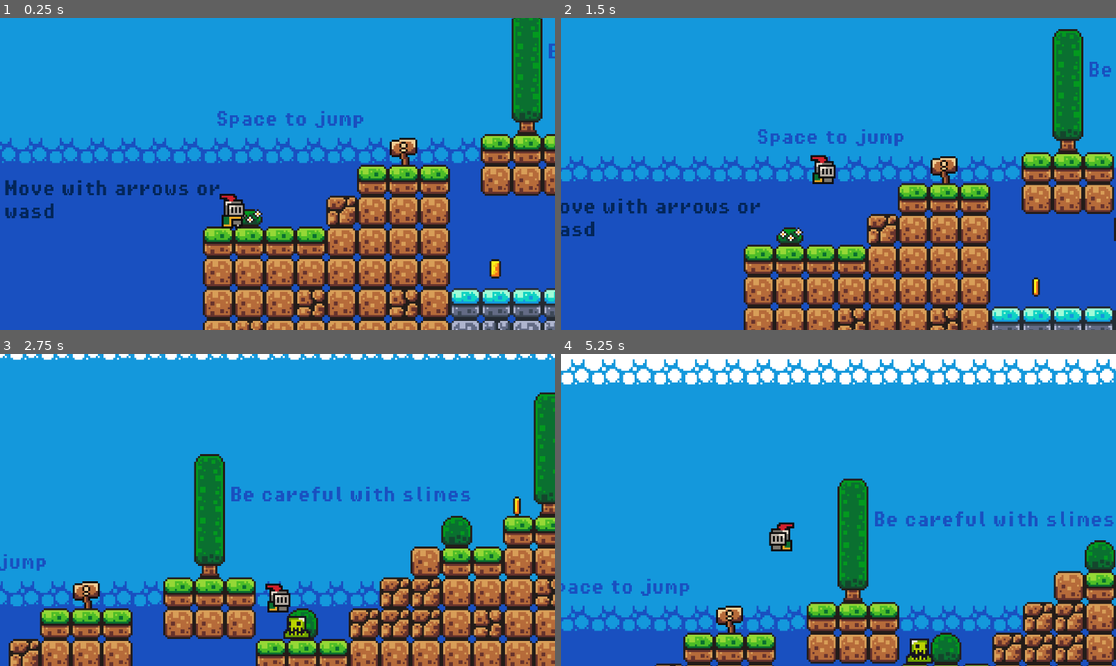
Above: before the commit, frames 1-4 (two rows, left to right).
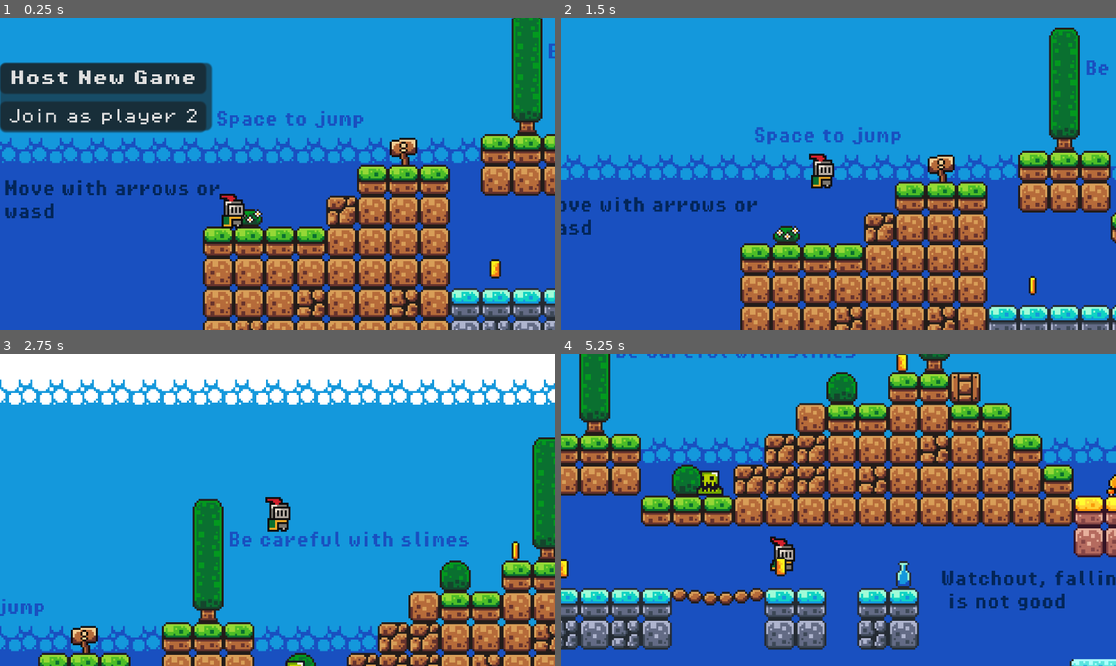
Above: after the commit, the same moments.

Repository: MatthewVicente/First-Godot-Project
Game: Godot game, scene res://scenes/game.tscn
Two runs of this game, one before a commit and one after it. Both use one fixed random seed, a clock stepped at 60 frames per second and the inputs below.
Inputs (mouse positions are in pixels of both pictures, inside the frame that each line leads up to):
- Up to frame 1 (0.25 s): no input
- Up to frame 2 (1.5 s): click (666, 77) at 0.5 s, where only the run after the commit has a clickable "Host New Game"; hold Right (move_right) from 1.28 s (still down); tap Space (jump) at 1.35 s
- Up to frame 3 (2.75 s): keep holding Right (move_right); tap Space (jump) at 1.52, 1.82, 2.1, 2.27, 2.57 s
- Up to frame 4 (5.25 s): release Right (move_right) at 2.78 s; hold Left (move_left) 2.78-3.53 s; tap Space (jump) at 2.85, 3.6, 3.77, 4.07, 4.35, 4.52, 4.82, 5.1 s; hold Right (move_right) 3.53-5.03 s; hold Left (move_left) from 5.03 s (still down)

The runs differ from the first frame. In frame 1, 8.6% of the frame differs, in the area x 0-39%, y 14-37%; in frame 2, 21%; in frame 3, 44%; in frame 4, 81%, in the area x 0-100%, y 0-100%.

Commit message:
Setup connection serv-client and sync players input and position

Diff:
--- a/project.godot
+++ b/project.godot
@@ -19,6 +19,11 @@
 
 Music="*res://scenes/music.tscn"
 GameManager="*res://scenes/game_manager.tscn"
+MultiplayerManager="*res://scripts/multiplayer/multiplayer_manager.gd"
+
+[display]
+
+window/size/always_on_top=true
 
 [input]
 
--- a/scenes/game.tscn
+++ b/scenes/game.tscn
@@ -702,8 +702,53 @@
 [node name="Enemy2" parent="Enemies" instance=ExtResource("8_uihwe")]
 position = Vector2(930, 63)
 
-[node name="Enemy1" parent="." instance=ExtResource("8_uihwe")]
+[node name="Enemy3" parent="Enemies" instance=ExtResource("8_uihwe")]
 position = Vector2(620, 63)
 
-[node name="Enemy2" parent="." instance=ExtResource("8_uihwe")]
+[node name="Enemy4" parent="Enemies" instance=ExtResource("8_uihwe")]
 position = Vector2(1600, -1)
+
+[node name="MultiplayerHUD" type="Control" parent="."]
+unique_name_in_owner = true
+layout_mode = 3
+anchors_preset = 0
+offset_left = 7.0
+offset_top = -37.0
+offset_right = 117.0
+offset_bottom = -2.0
+
+[node name="Panel" type="Panel" parent="MultiplayerHUD"]
+layout_mode = 1
+anchors_preset = 15
+anchor_right = 1.0
+anchor_bottom = 1.0
+grow_horizontal = 2
+grow_vertical = 2
+
+[node name="VBoxContainer" type="VBoxContainer" parent="MultiplayerHUD/Panel"]
+layout_mode = 0
+offset_right = 40.0
+offset_bottom = 40.0
+
+[node name="HostGame" type="Button" parent="MultiplayerHUD/Panel/VBoxContainer"]
+layout_mode = 2
+theme_override_fonts/font = ExtResource("9_3n2ds")
+theme_override_font_sizes/font_size = 8
+text = "Host New Game"
+
+[node name="JoinAsPlayer2" type="Button" parent="MultiplayerHUD/Panel/VBoxContainer"]
+layout_mode = 2
+theme_override_fonts/font = ExtResource("11_v2v8l")
+theme_override_font_sizes/font_size = 8
+text = "Join as player 2"
+
+[node name="MultiplayerSpawner" type="MultiplayerSpawner" parent="."]
+_spawnable_scenes = PackedStringArray("res://scenes/multiplayer_player.tscn")
+spawn_path = NodePath("../Players")
+spawn_limit = 2
+
+[node name="Players" type="Node2D" parent="."]
+position = Vector2(131, 0)
+
+[connection signal="pressed" from="MultiplayerHUD/Panel/VBoxContainer/HostGame" to="GameManager" method="become_host"]
+[connection signal="pressed" from="MultiplayerHUD/Panel/VBoxContainer/JoinAsPlayer2" to="GameManager" method="join_as_player_2"]
--- /dev/null
+++ b/scenes/multiplayer_player.tscn
@@ -0,0 +1,219 @@
+[gd_scene load_steps=29 format=3 uid="uid://dyhd2g7vqsabl"]
+
+[ext_resource type="Script" path="res://scripts/multiplayer/multiplayer_controller.gd" id="1_wrl3a"]
+[ext_resource type="Script" path="res://scripts/multiplayer/multiplayer_input.gd" id="2_acfqa"]
+[ext_resource type="Texture2D" uid="uid://dfblk7ij1u6fh" path="res://assets/sprites/knight.png" id="2_wi14n"]
+
+[sub_resource type="SceneReplicationConfig" id="SceneReplicationConfig_ltxfs"]
+properties/0/path = NodePath(".:player_id")
+properties/0/spawn = true
+properties/0/replication_mode = 1
+properties/1/path = NodePath(".:do_jump")
+properties/1/spawn = true
+properties/1/replication_mode = 1
+properties/2/path = NodePath(".:_is_on_floor")
+properties/2/spawn = true
+properties/2/replication_mode = 1
+properties/3/path = NodePath(".:position")
+properties/3/spawn = true
+properties/3/replication_mode = 1
+
+[sub_resource type="SceneReplicationConfig" id="SceneReplicationConfig_d257a"]
+properties/0/path = NodePath("InputSynchronizer:input_direction")
+properties/0/spawn = true
+properties/0/replication_mode = 1
+
+[sub_resource type="AtlasTexture" id="AtlasTexture_u6x4h"]
+atlas = ExtResource("2_wi14n")
+region = Rect2(0, 0, 32, 32)
+
+[sub_resource type="AtlasTexture" id="AtlasTexture_bkgr3"]
+atlas = ExtResource("2_wi14n")
+region = Rect2(32, 0, 32, 32)
+
+[sub_resource type="AtlasTexture" id="AtlasTexture_wijr0"]
+atlas = ExtResource("2_wi14n")
+region = Rect2(64, 0, 32, 32)
+
+[sub_resource type="AtlasTexture" id="AtlasTexture_jyttd"]
+atlas = ExtResource("2_wi14n")
+region = Rect2(96, 0, 32, 32)
+
+[sub_resource type="AtlasTexture" id="AtlasTexture_nera3"]
+atlas = ExtResource("2_wi14n")
+region = Rect2(64, 160, 32, 32)
+
+[sub_resource type="AtlasTexture" id="AtlasTexture_vd4g1"]
+atlas = ExtResource("2_wi14n")
+region = Rect2(0, 64, 32, 32)
+
+[sub_resource type="AtlasTexture" id="AtlasTexture_bpa4n"]
+atlas = ExtResource("2_wi14n")
+region = Rect2(32, 64, 32, 32)
+
+[sub_resource type="AtlasTexture" id="AtlasTexture_lwvy8"]
+atlas = ExtResource("2_wi14n")
+region = Rect2(64, 64, 32, 32)
+
+[sub_resource type="AtlasTexture" id="AtlasTexture_moeej"]
+atlas = ExtResource("2_wi14n")
+region = Rect2(96, 64, 32, 32)
+
+[sub_resource type="AtlasTexture" id="AtlasTexture_o2mpr"]
+atlas = ExtResource("2_wi14n")
+region = Rect2(128, 64, 32, 32)
+
+[sub_resource type="AtlasTexture" id="AtlasTexture_3coso"]
+atlas = ExtResource("2_wi14n")
+region = Rect2(160, 64, 32, 32)
+
+[sub_resource type="AtlasTexture" id="AtlasTexture_sxley"]
+atlas = ExtResource("2_wi14n")
+region = Rect2(192, 64, 32, 32)
+
+[sub_resource type="AtlasTexture" id="AtlasTexture_dt7a4"]
+atlas = ExtResource("2_wi14n")
+region = Rect2(224, 64, 32, 32)
+
+[sub_resource type="AtlasTexture" id="AtlasTexture_soig8"]
+atlas = ExtResource("2_wi14n")
+region = Rect2(0, 96, 32, 32)
+
+[sub_resource type="AtlasTexture" id="AtlasTexture_vp6uo"]
+atlas = ExtResource("2_wi14n")
+region = Rect2(32, 96, 32, 32)
+
+[sub_resource type="AtlasTexture" id="AtlasTexture_tp64h"]
+atlas = ExtResource("2_wi14n")
+region = Rect2(64, 96, 32, 32)
+
+[sub_resource type="AtlasTexture" id="AtlasTexture_25fma"]
+atlas = ExtResource("2_wi14n")
+region = Rect2(96, 96, 32, 32)
+
+[sub_resource type="AtlasTexture" id="AtlasTexture_asplf"]
+atlas = ExtResource("2_wi14n")
+region = Rect2(128, 96, 32, 32)
+
+[sub_resource type="AtlasTexture" id="AtlasTexture_oas6d"]
+atlas = ExtResource("2_wi14n")
+region = Rect2(160, 96, 32, 32)
+
+[sub_resource type="AtlasTexture" id="AtlasTexture_ixebj"]
+atlas = ExtResource("2_wi14n")
+region = Rect2(192, 96, 32, 32)
+
+[sub_resource type="AtlasTexture" id="AtlasTexture_r11wt"]
+atlas = ExtResource("2_wi14n")
+region = Rect2(224, 96, 32, 32)
+
+[sub_resource type="SpriteFrames" id="SpriteFrames_22u7a"]
+animations = [{
+"frames": [{
+"duration": 1.0,
+"texture": SubResource("AtlasTexture_u6x4h")
+}, {
+"duration": 1.0,
+"texture": SubResource("AtlasTexture_bkgr3")
+}, {
+"duration": 1.0,
+"texture": SubResource("AtlasTexture_wijr0")
+}, {
+"duration": 1.0,
+"texture": SubResource("AtlasTexture_jyttd")
+}],
+"loop": true,
+"name": &"idle",
+"speed": 10.0
+}, {
+"frames": [{
+"duration": 1.0,
+"texture": SubResource("AtlasTexture_nera3")
+}],
+"loop": true,
+"name": &"jumping",
+"speed": 10.0
+}, {
+"frames": [{
+"duration": 1.0,
+"texture": SubResource("AtlasTexture_vd4g1")
+}, {
+"duration": 1.0,
+"texture": SubResource("AtlasTexture_bpa4n")
+}, {
+"duration": 1.0,
+"texture": SubResource("AtlasTexture_lwvy8")
+}, {
+"duration": 1.0,
+"texture": SubResource("AtlasTexture_moeej")
+}, {
+"duration": 1.0,
+"texture": SubResource("AtlasTexture_o2mpr")
+}, {
+"duration": 1.0,
+"texture": SubResource("AtlasTexture_3coso")
+}, {
+"duration": 1.0,
+"texture": SubResource("AtlasTexture_sxley")
+}, {
+"duration": 1.0,
+"texture": SubResource("AtlasTexture_dt7a4")
+}, {
+"duration": 1.0,
+"texture": SubResource("AtlasTexture_soig8")
+}, {
+"duration": 1.0,
+"texture": SubResource("AtlasTexture_vp6uo")
+}, {
+"duration": 1.0,
+"texture": SubResource("AtlasTexture_tp64h")
+}, {
+"duration": 1.0,
+"texture": SubResource("AtlasTexture_25fma")
+}, {
+"duration": 1.0,
+"texture": SubResource("AtlasTexture_asplf")
+}, {
+"duration": 1.0,
+"texture": SubResource("AtlasTexture_oas6d")
+}, {
+"duration": 1.0,
+"texture": SubResource("AtlasTexture_ixebj")
+}, {
+"duration": 1.0,
+"texture": SubResource("AtlasTexture_r11wt")
+}],
+"loop": true,
+"name": &"run",
+"speed": 10.0
+}]
+
+[sub_resource type="CircleShape2D" id="CircleShape2D_r20qt"]
+radius = 5.0
+
+[node name="MultiplayerPlayer" type="CharacterBody2D"]
+script = ExtResource("1_wrl3a")
+
+[node name="PlayerSynchronizer" type="MultiplayerSynchronizer" parent="."]
+replication_config = SubResource("SceneReplicationConfig_ltxfs")
+
+[node name="InputSynchronizer" type="MultiplayerSynchronizer" parent="."]
+unique_name_in_owner = true
+replication_config = SubResource("SceneReplicationConfig_d257a")
+script = ExtResource("2_acfqa")
+
+[node name="AnimatedSprite2D" type="AnimatedSprite2D" parent="."]
+position = Vector2(0, -12)
+sprite_frames = SubResource("SpriteFrames_22u7a")
+animation = &"jumping"
+autoplay = "idle"
+
+[node name="CollisionShape2D" type="CollisionShape2D" parent="."]
+position = Vector2(0, -6)
+shape = SubResource("CircleShape2D_r20qt")
+
+[node name="Camera2D" type="Camera2D" parent="."]
+position = Vector2(23, -27)
+zoom = Vector2(4, 4)
+limit_bottom = 167
+position_smoothing_enabled = true
--- a/scripts/enemy_1.gd
+++ b/scripts/enemy_1.gd
@@ -30,10 +30,8 @@
 		animated_sprite.flip_h = not animated_sprite.flip_h
 		can_check = false
 		timer.start()
-		print('Dentro do if, can check: ' + str(can_check))
 
 	position.x += direction * SPEED * delta
 
 func _on_timer_timeout():
 	can_check = true
-	print('Dentro da function, can check: ' + str(can_check))
--- a/scripts/game_manager.gd
+++ b/scripts/game_manager.gd
@@ -7,3 +7,11 @@
 func add_point():
 	score += 1
 	score_label.text = 'You got ' + str(score) + ' coins.'
+
+func become_host():
+	%MultiplayerHUD.hide()
+	MultiplayerManager.become_host()
+
+func join_as_player_2():
+	%MultiplayerHUD.hide()
+	MultiplayerManager.join_as_player_2()
--- /dev/null
+++ b/scripts/multiplayer/multiplayer_controller.gd
@@ -0,0 +1,60 @@
+extends CharacterBody2D
+
+
+const SPEED = 130.0
+const JUMP_VELOCITY = -300.0
+
+# Get the gravity from the project settings to be synced with RigidBody nodes.
+var gravity = ProjectSettings.get_setting("physics/2d/default_gravity")
+
+var direction = 1
+var do_jump = false
+var _is_on_floor = false
+
+@onready var animated_sprite = $AnimatedSprite2D
+
+@export var player_id := 1:
+	set(id):
+		player_id = id
+		%InputSynchronizer.set_multiplayer_authority(id)
+
+func _apply_animations(delta):
+	# Flip the Sprite
+	if direction > 0:
+		animated_sprite.flip_h = false
+	elif direction < 0:
+		animated_sprite.flip_h = true
+
+	# Play animations
+	if is_on_floor():
+		if direction == 0:
+			animated_sprite.play('idle')
+		else:
+			animated_sprite.play('run')
+	else:
+		animated_sprite.play('jumping')
+
+func _apply_movement_from_input(delta):
+	# Add the gravity.
+	if not is_on_floor():
+		velocity.y += gravity * delta
+
+	# Handle jump
+	if do_jump and is_on_floor():
+		velocity.y = JUMP_VELOCITY
+		do_jump = false
+
+	# Get the input direction: -1, 0, 1
+	direction = %InputSynchronizer.input_direction
+
+	# Apply movement
+	if direction:
+		velocity.x = direction * SPEED
+	else:
+		velocity.x = move_toward(velocity.x, 0, SPEED)
+
+	move_and_slide()
+
+func _physics_process(delta):
+	if multiplayer.is_server():
+		_apply_movement_from_input(delta)
--- /dev/null
+++ b/scripts/multiplayer/multiplayer_input.gd
@@ -0,0 +1,25 @@
+extends MultiplayerSynchronizer
+
+var input_direction
+@onready var player = $".."
+
+# Called when the node enters the scene tree for the first time.
+func _ready():
+	if get_multiplayer_authority() != multiplayer.get_unique_id():
+		set_process(false)
+		set_physics_process(false)
+
+	input_direction = Input.get_axis("move_left", "move_right")
+
+func _physics_process(delta):
+	input_direction = Input.get_axis("move_left", "move_right")
+
+# Called every frame. 'delta' is the elapsed time since the previous frame.
+func _process(delta):
+	if Input.is_action_just_pressed("jump"):
+		jump.rpc()
+
+@rpc("call_local")
+func jump():
+	if multiplayer.is_server():
+		player.do_jump = true
--- /dev/null
+++ b/scripts/multiplayer/multiplayer_manager.gd
@@ -0,0 +1,51 @@
+extends Node
+
+const SERVER_PORT = 8080
+const SERVER_IP = '127.0.0.1'
+
+var multiplayer_scene = preload('res://scenes/multiplayer_player.tscn')
+
+var _players_spawn_node
+
+func become_host():
+	print('Starting host!')
+
+	_players_spawn_node = get_tree().get_current_scene().get_node('Players')
+
+	var server_peer = ENetMultiplayerPeer.new()
+	server_peer.create_server(SERVER_PORT)
+
+	multiplayer.multiplayer_peer = server_peer
+
+	multiplayer.peer_connected.connect(_add_player_to_game)
+	multiplayer.peer_disconnected.connect(_del_player)
+
+	_remove_single_player()
+
+	_add_player_to_game(1)
+
+func join_as_player_2():
+
+	var client_peer = ENetMultiplayerPeer.new()
+	client_peer.create_client(SERVER_IP, SERVER_PORT)
+
+	multiplayer.multiplayer_peer = client_peer
+
+	_remove_single_player()
+
+func _add_player_to_game(id: int):
+
+	var player_to_add = multiplayer_scene.instantiate()
+	player_to_add.player_id = id
+	player_to_add.name = str(id)
+
+	_players_spawn_node.add_child(player_to_add, true)
+
+func _del_player(id: int):
+	if not _players_spawn_node.has_node(str(id)):
+		return
+	_players_spawn_node.get_node(str(id)).queue_free()
+
+func _remove_single_player():
+	var player_to_remove = get_tree().get_current_scene().get_node("Player")
+	player_to_remove.queue_free()
